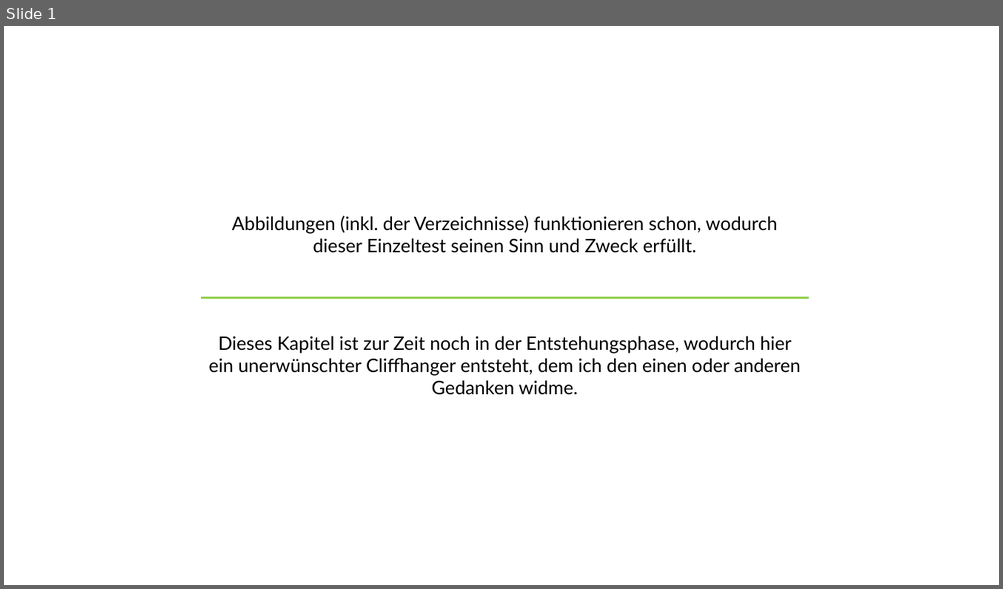
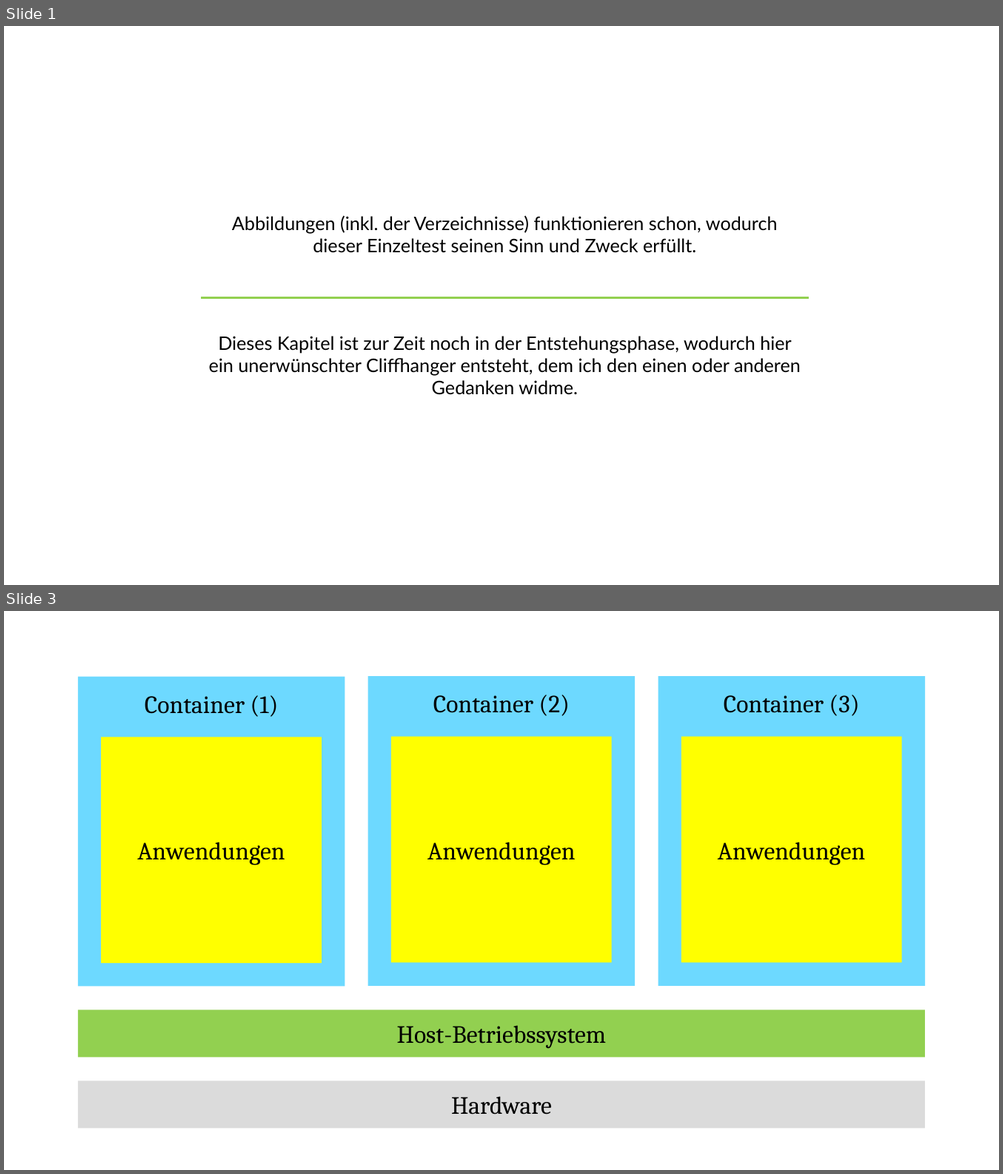
Before and after one commit to bemayr/sebsc-ba, a slide deck: images/graphics.pptx. Shown one above the other, each under a label of ours: slide 1 before the commit, slides 1 and 3 after it; the slides between them are not shown. The pictures are 1003x589 and 1003x1174 pixels, drawn with LibreOffice and Linux fonts; fonts in the diff are those of the drawing. Boxes give left, top, right and bottom in pixels: in the first picture for what was removed or moved away, otherwise in the second. Text is boxed around its words. In the diff, an @@ line names an element or a change of style, - is before the commit and + after.

```diff
--- a/images/graphics.pptx
+++ b/images/graphics.pptx
@@ slide 3 added at (x1=4, y1=611, x2=999, y2=1170), background #FFFFFF @@
@@ group added at (x1=78, y1=676, x2=925, y2=1128): 8 rectangles @@
+Hardware
+Host-Betriebssystem
+Container (1)
+Anwendungen
+Container (2)
+Anwendungen
+Container (3)
+Anwendungen
```
Also in this commit, not shown: 1 other slide added, 2 other files.
